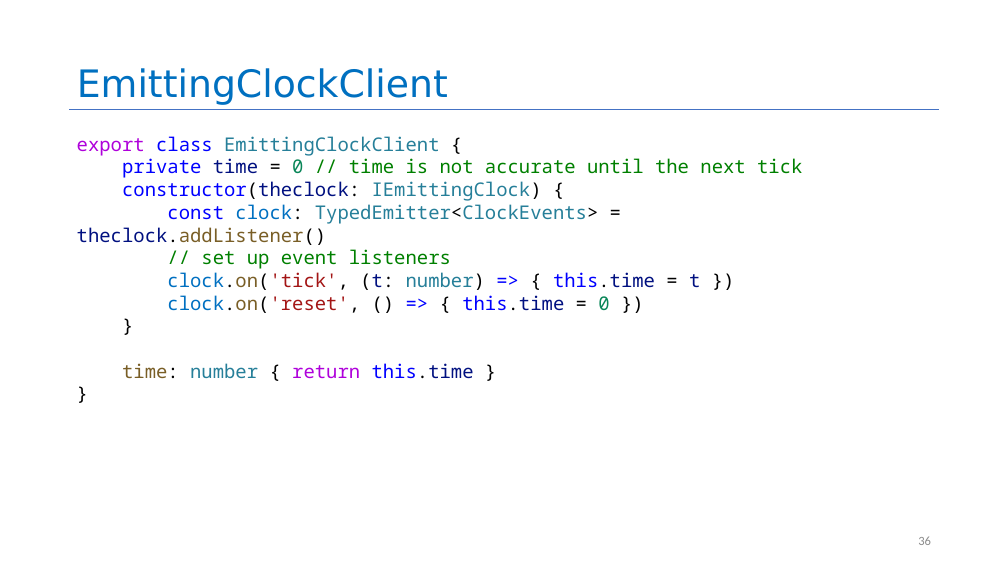
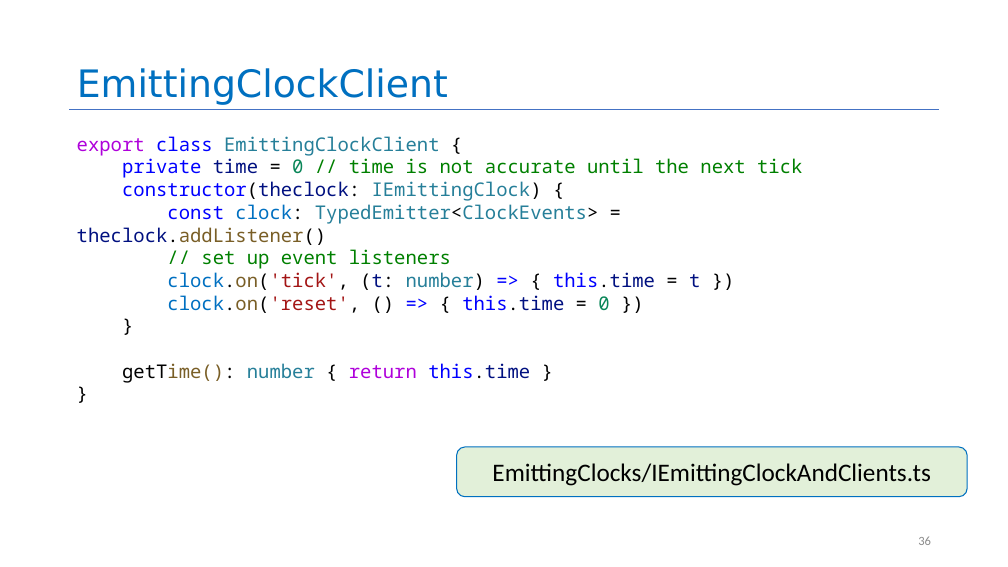
Before and after one commit to neu-se/CS4530-Spring-2025, a slide deck: slide 36 of Slides/Module 05 Interaction-Level Design Patterns.pptx. Drawn at 1008x567 pixels with LibreOffice and Linux fonts; fonts in the diff are those of the drawing. Boxes give left, top, right and bottom in pixels: in the first picture for what was removed or moved away, otherwise in the second. Text is boxed around its words. In the diff, an @@ line names an element or a change of style, - is before the commit and + after.

```diff
--- a/Slides/Module 05 Interaction-Level Design Patterns.pptx
+++ b/Slides/Module 05 Interaction-Level Design Patterns.pptx
@@ text at (x1=122, y1=363, x2=530, y2=383): text changed; text colour #267F99 to #000000 @@
-time: number { return this.time }
+getTime(): number { return this.time }
@@ rounded rectangle added at (x1=457, y1=447, x2=967, y2=497), fill #E2F0D9, outline #0070C0 1 pt, 24 pt, text #000000 @@
+EmittingClocks/IEmittingClockAndClients.ts
```
Also in this commit, not shown: 21 other slides changed, 2 other files.
